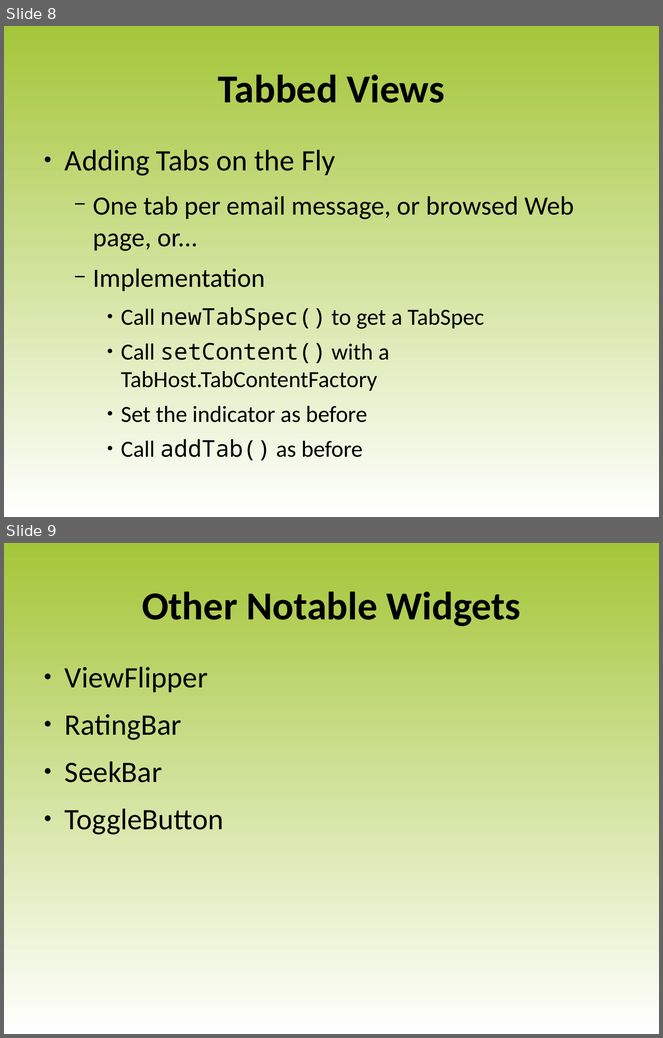
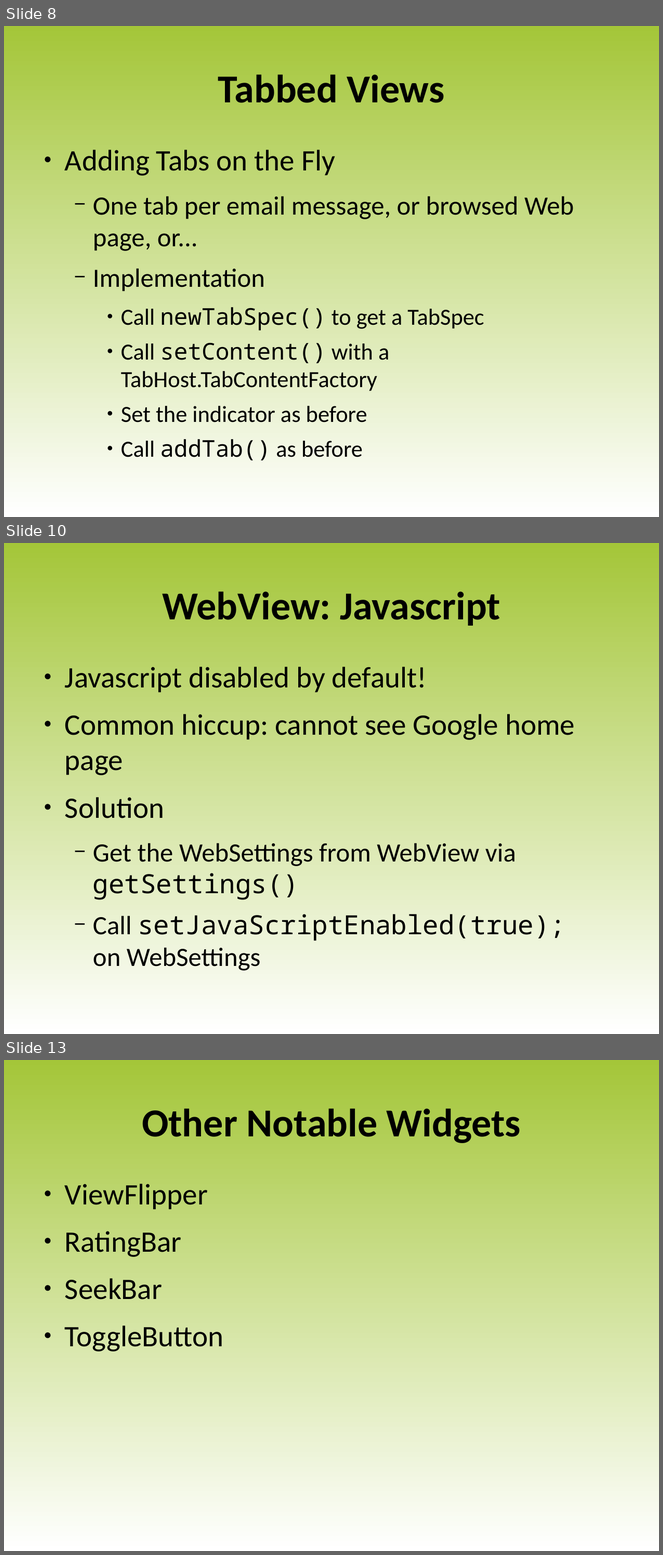
Before and after one commit to luigi-agosti/cw-courseware, a slide deck: 05-MoreWidgets.odp. Shown one above the other, each under a label of ours: slides 8 and 9 before the commit, slides 8, 10 and 13 after it; the slides between them are not shown. The pictures are 663x1038 and 663x1555 pixels, drawn with LibreOffice and Linux fonts; fonts in the diff are those of the drawing; background and template pictures are left out. Boxes give left, top, right and bottom in pixels: in the first picture for what was removed or moved away, otherwise in the second. Text is boxed around its words. In the diff, an @@ line names an element or a change of style, - is before the commit and + after.

```diff
--- a/05-MoreWidgets.odp
+++ b/05-MoreWidgets.odp
@@ slide 10 added at [4,543,659,1034], background gradient #A4C639 to #FFFFFF @@
@@ title added at [162,591,501,626], 48 pt, text #000000, bold @@
+WebView: Javascript
@@ text added at [65,667,575,971], 32 pt, text #000000 @@
+● Javascript disabled by default!
+● Common hiccup: cannot see Google home page
+● Solution
+  − Get the WebSettings from WebView via getSettings()
+  − Call setJavaScriptEnabled(true);
+    on WebSettings
@@ what was slide 9 is now slide 13 @@
```
Also in this commit, not shown: 3 other slides added.
